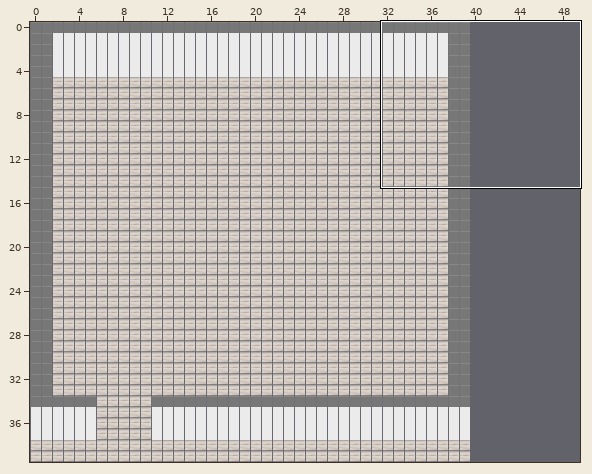
An edit to a level. Tiled map, assets/tilemap_map/gym_room.tmx. Above, an overview of the earlier version with the close-up marked.
Close-up. As it was:
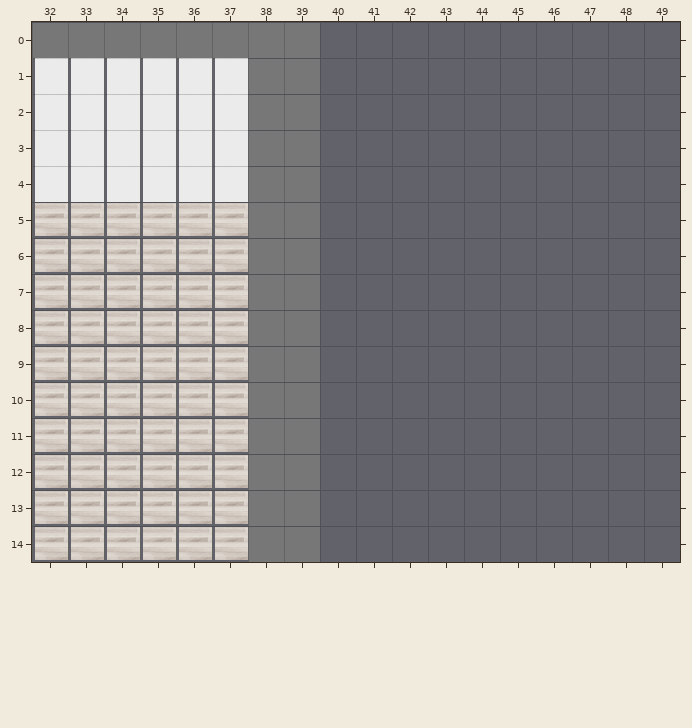
Cells are 36x36 px. Shown: x 32..49, y 0..14. The commit also changed other parts of the map, which this record leaves out. The old version is drawn lined up with the new one.
And afterwards:
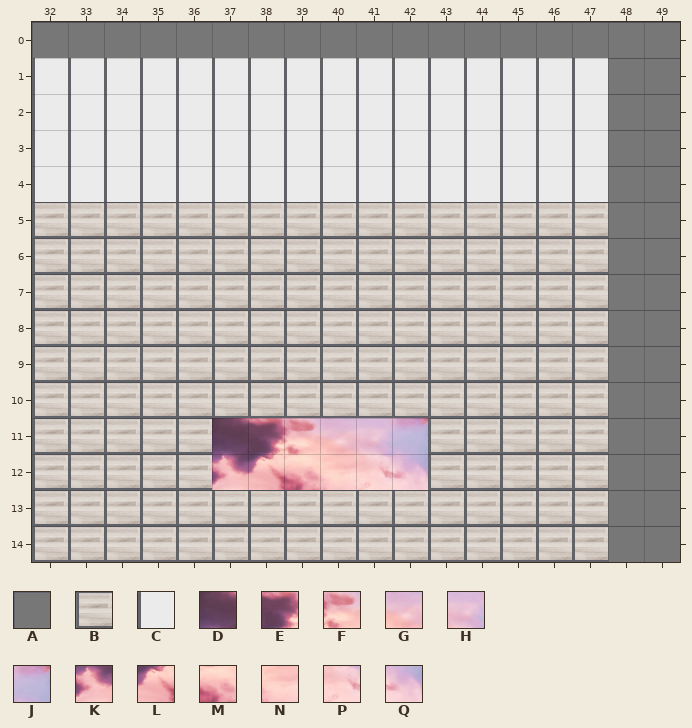
Key: from "gym_room_sqrs": A 0, B 1, C 4; from "mat_sky": D 0, E 1, F 2, G 3, H 4, J 5, K 6, L 7, M 8, N 9, P 10, Q 11.
_ is an empty cell.
Tiles of an added or newly shown layer are drawn over the layers below it.
Edits made:
map size 40x40 -> 50x40 cells
Layer "floor":
Tile B is added in rows 0 to 10 at x 40 to 49; in rows 11 to 12 at x 43 to 49; in rows 13 to 14 at x 40 to 49.
Layer "walls":
Tile A is added in row 0 at x 40 to 49; in rows 1 to 14 at x 48 to 49.
Tile C replaces tile A in rows 1 to 4 at x 38 to 39.
Tile C is added in rows 1 to 4 at x 40 to 47.
Tile A is gone in rows 5 to 14 at x 38 to 39.
Layer "items" (added):
Tile D is added in row 11 at x 37.
Tile E is added in row 11 at x 38.
Tile F is added in row 11 at x 39.
Tile G is added in row 11 at x 40.
Tile H is added in row 11 at x 41.
Tile J is added in row 11 at x 42.
Tile K is added in row 12 at x 37.
Tile L is added in row 12 at x 38.
Tile M is added in row 12 at x 39.
Tile N is added in row 12 at x 40.
Tile P is added in row 12 at x 41.
Tile Q is added in row 12 at x 42.
Boxes around the changes in both close-ups, in picture pixels (x1, y1, x2, y2):
changed: (212, 23, 680, 562)
